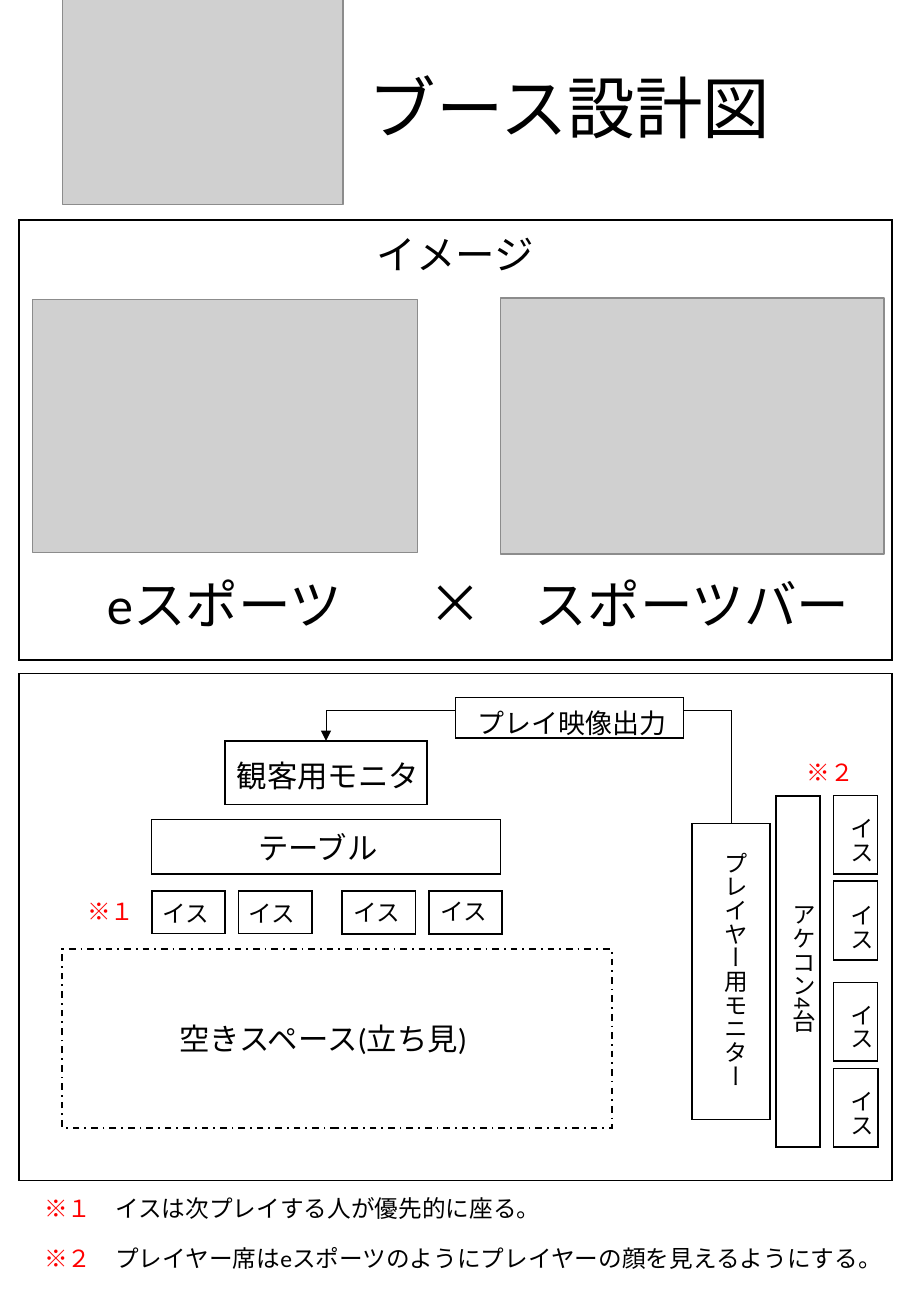
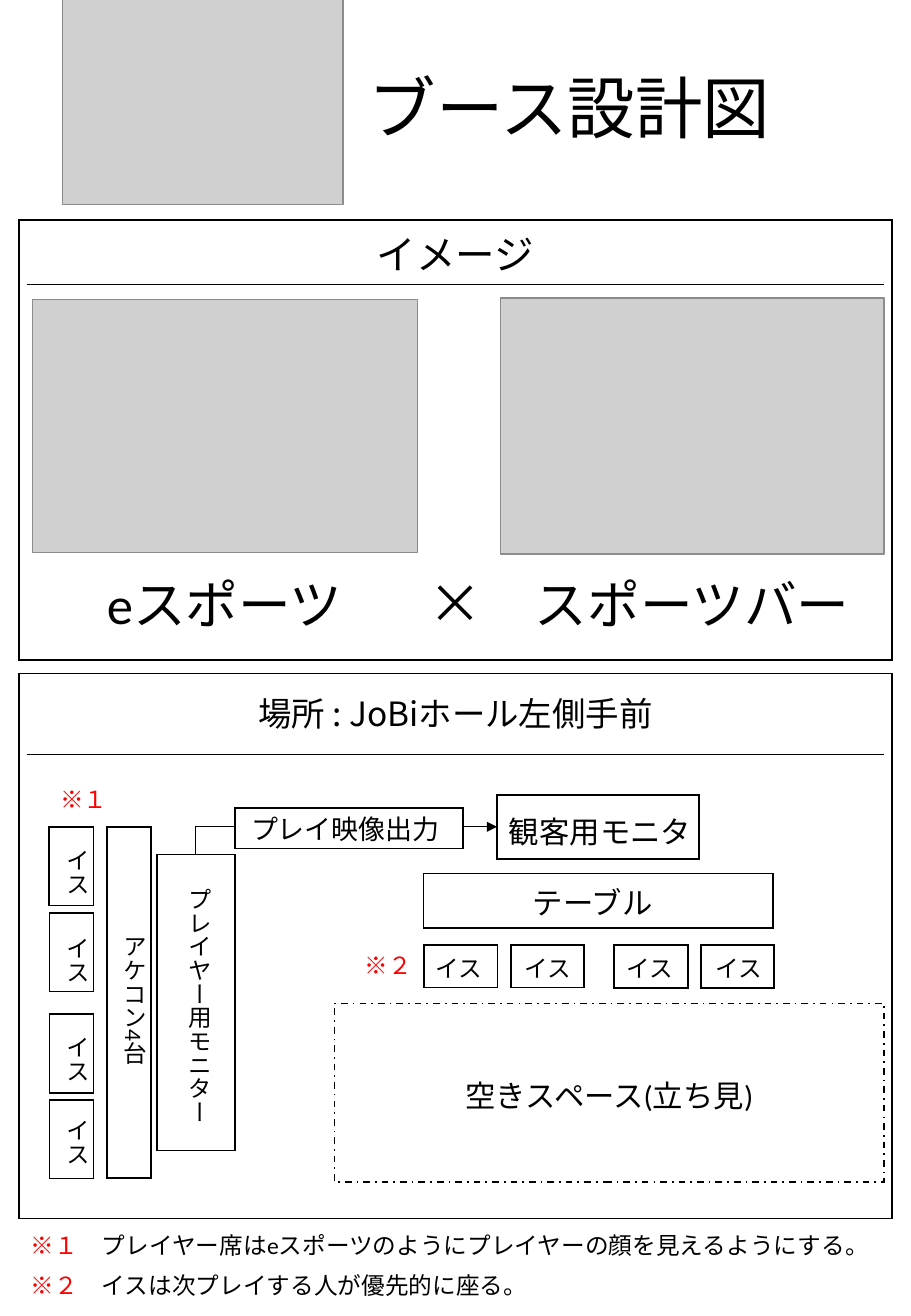
Before and after one commit to HodakaNiwa/TeamC-Graduate-work, a slide deck: slide 1 of ブース設計図/ブース設計図.pptx. Drawn at 911x1316 pixels with LibreOffice and Linux fonts; fonts in the diff are those of the drawing; grey boxes stand for pictures. Boxes give left, top, right and bottom in pixels: in the first picture for what was removed or moved away, otherwise in the second. Text is boxed around its words. In the diff, an @@ line names an element or a change of style, - is before the commit and + after.

Commit message:
Update ブース設計図.pptx
ブース設計図･改改

```diff
--- a/ブース設計図/ブース設計図.pptx
+++ b/ブース設計図/ブース設計図.pptx
@@ line added from (27, 284) to (884, 284), #000000 0.5 pt @@
@@ rectangle: place and size @@
-rectangle at box(19, 673, 893, 1179)
+rectangle at box(19, 673, 893, 1218)
@@ text added at box(258, 698, 652, 729), 19.8 pt, text #000000 @@
+場所 : JoBiホール左側手前
@@ line added from (27, 754) to (884, 754), #000000 0.5 pt @@
@@ text "※１": place and size @@
-text "※１" at box(87, 902, 134, 920)
+text "※１" at box(60, 790, 107, 808)
@@ rectangle at box(234, 808, 463, 849): rotation 0 to 180 degrees @@
@@ text "プレイ映像出力": place and size @@
-text "プレイ映像出力" at box(478, 710, 666, 739)
+text "プレイ映像出力" at box(251, 816, 439, 842)
@@ elbow arrow moved from (731, 824) - (326, 741) to (196, 854) - (497, 827) @@
@@ text "プレイヤー用モニター": place and size @@
-text "プレイヤー用モニター" at box(724, 852, 748, 1085)
+text "プレイヤー用モニター" at box(189, 888, 213, 1121)
@@ text "アケコン4台": place and size @@
-text "アケコン4台" at box(793, 906, 817, 1000)
+text "アケコン4台" at box(124, 938, 148, 1032)
@@ text "※２": place and size @@
-text "※２" at box(807, 763, 854, 781)
+text "※２" at box(365, 956, 412, 974)
@@ 7 rectangles, 1 text: place and size @@
-7 rectangles, 1 text at box(62, 741, 612, 1127)
+7 rectangles, 1 text at box(334, 794, 884, 1182)
@@ 5 texts: place and size @@
-5 texts at box(163, 833, 488, 923)
+5 texts at box(436, 888, 763, 978)
@@ rotation 90 to 270 degrees in 6 elements at box(157, 854, 234, 1150), box(50, 1100, 94, 1179), box(49, 827, 93, 906), box(106, 827, 150, 1178), box(50, 913, 94, 992), box(50, 1014, 94, 1093) @@
@@ text "イス": place and size @@
-text "イス" at box(850, 1006, 874, 1047)
+text "イス" at box(66, 1038, 90, 1080)
@@ text "空きスペース(立ち見)": place and size @@
-text "空きスペース(立ち見)" at box(179, 1024, 467, 1054)
+text "空きスペース(立ち見)" at box(465, 1081, 753, 1111)
@@ 3 texts: place and size @@
-3 texts at box(850, 819, 875, 1134)
+3 texts at box(66, 851, 91, 1163)
@@ text at box(31, 1234, 869, 1256): text changed @@
-※２ プレイヤー席はeスポーツのようにプレイヤーの顔を見えるようにする。
+※１ プレイヤー席はeスポーツのようにプレイヤーの顔を見えるようにする。
@@ text at box(31, 1274, 527, 1296): text changed @@
-※１ イスは次プレイする人が優先的に座る。
+※２ イスは次プレイする人が優先的に座る。
```
Also in this commit, not shown: 1 other slide changed, 2 slides added.
